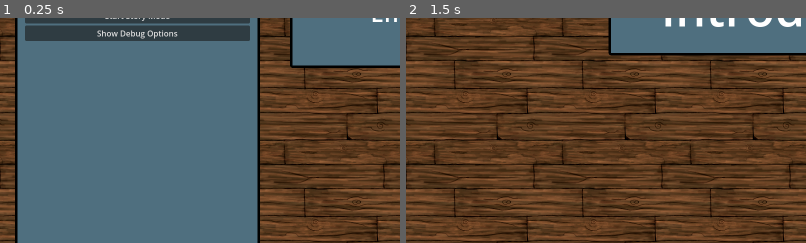
Above: before the commit, frames 1-2 (left to right).
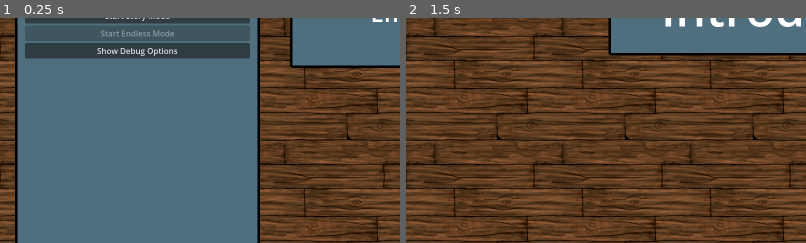
Above: after the commit, the same moments.

Repository: VincentBorchardt/RPJ-2024-Project
Game: Godot game, scene res://scenes/title_screen/title_screen.tscn
Same seed, same stepped clock (60 frames per second), same inputs: the game is played once before the commit and once after it.
Inputs (mouse positions are % of the whole screen's width and height, from its top left):
- Up to frame 1 (0.25 s): no input
- Up to frame 2 (1.5 s): click "Start Story Mode" at 0.5 s; tap Enter at 1.25 s; move the mouse to (72, 45) at 1.27 s; click (72, 45) at 1.42 s
The pictures show only the part of the screen within x 0-50%, y 24-74%; the shares and areas given below are measured in that part.

The runs differ from the first frame. In frame 1, 7.7% of the frame differs, in the area x 6-63%, y 3-19%; in frame 2, nothing differs.

Commit message:
Endless Mode implemented
This wasn't painless, but it wasn't too hard--the Options are now my main functional thing remaining!

Diff:
--- /dev/null
+++ b/resources/message/endless_play_start.tres
@@ -0,0 +1,10 @@
+[gd_resource type="Resource" script_class="Message" load_steps=3 format=3 uid="uid://cnofa72i8gt4f"]
+
+[ext_resource type="Script" path="res://scripts/resources/message.gd" id="1_mirxk"]
+[ext_resource type="Resource" uid="uid://bpudy65ay1ran" path="res://resources/person/taxxie.tres" id="2_4247d"]
+
+[resource]
+script = ExtResource("1_mirxk")
+speaker = ExtResource("2_4247d")
+message = "It's time for the longest shift of your life! All orders are available, and we'll slowly ramp up both the difficulty of the orders and how fast they come in! Survive for as long as you can!"
+image_location = 0
--- /dev/null
+++ b/resources/message/epilogue/epilogue_bonus.tres
@@ -0,0 +1,10 @@
+[gd_resource type="Resource" script_class="Message" load_steps=3 format=3 uid="uid://dtsj8pd7yu832"]
+
+[ext_resource type="Script" path="res://scripts/resources/message.gd" id="1_d5c22"]
+[ext_resource type="Resource" uid="uid://bpudy65ay1ran" path="res://resources/person/taxxie.tres" id="2_gyeql"]
+
+[resource]
+script = ExtResource("1_d5c22")
+speaker = ExtResource("2_gyeql")
+message = "(Endless Mode is now unlocked!)"
+image_location = 1
--- a/scenes/cutscenes/epilogue_cutscene.tscn
+++ b/scenes/cutscenes/epilogue_cutscene.tscn
@@ -20,7 +20,7 @@
 script = ExtResource("1_23enc")
 
 [node name="MessageQueue" parent="." instance=ExtResource("2_ou1ag")]
-messages = Array[Resource("res://scripts/resources/message.g …(257 unchanged characters)… rce("13_llcdv"), ExtResource("14_n21b7")])
+messages = Array[Resource("res://scripts/resources/message.g …(257 unchanged characters)… rce("13_llcdv"), ExtResource("14_n21b7"), null])
 
 [node name="CutsceneUI" parent="." instance=ExtResource("21_bjyh6")]
 
--- a/scenes/cutscenes/epilogue_splash.tscn
+++ b/scenes/cutscenes/epilogue_splash.tscn
@@ -30,6 +30,7 @@
 offset_top = 100.0
 offset_right = 1200.0
 offset_bottom = 300.0
+theme_override_colors/font_color = Color(0, 0, 0, 1)
 theme_override_font_sizes/font_size = 96
 text = "Epilogue"
 horizontal_alignment = 1
@@ -45,6 +46,7 @@
 offset_top = 700.0
 offset_right = 1500.0
 offset_bottom = 800.0
+theme_override_colors/font_color = Color(0, 0, 0, 1)
 theme_override_font_sizes/font_size = 48
 text = "Truth is Stranger than Fictious Backstories"
 horizontal_alignment = 1
--- a/scenes/cutscenes/level_1_splash.tscn
+++ b/scenes/cutscenes/level_1_splash.tscn
@@ -30,6 +30,7 @@
 offset_top = 100.0
 offset_right = 1200.0
 offset_bottom = 300.0
+theme_override_colors/font_color = Color(0, 0, 0, 1)
 theme_override_font_sizes/font_size = 96
 text = "Day 1"
 horizontal_alignment = 1
@@ -45,6 +46,7 @@
 offset_top = 700.0
 offset_right = 1500.0
 offset_bottom = 800.0
+theme_override_colors/font_color = Color(0, 0, 0, 1)
 theme_override_font_sizes/font_size = 48
 text = "A One Person (and Many Creatures) Job"
 horizontal_alignment = 1
--- a/scenes/cutscenes/level_2_splash.tscn
+++ b/scenes/cutscenes/level_2_splash.tscn
@@ -30,6 +30,7 @@
 offset_top = 100.0
 offset_right = 1200.0
 offset_bottom = 300.0
+theme_override_colors/font_color = Color(0, 0, 0, 1)
 theme_override_font_sizes/font_size = 96
 text = "Day 2"
 horizontal_alignment = 1
@@ -45,6 +46,7 @@
 offset_top = 700.0
 offset_right = 1500.0
 offset_bottom = 800.0
+theme_override_colors/font_color = Color(0, 0, 0, 1)
 theme_override_font_sizes/font_size = 48
 text = "A Gaggle of Mysterious Customers"
 horizontal_alignment = 1
--- a/scenes/cutscenes/level_3_splash.tscn
+++ b/scenes/cutscenes/level_3_splash.tscn
@@ -30,6 +30,7 @@
 offset_top = 100.0
 offset_right = 1200.0
 offset_bottom = 300.0
+theme_override_colors/font_color = Color(0, 0, 0, 1)
 theme_override_font_sizes/font_size = 96
 text = "Day 3"
 horizontal_alignment = 1
@@ -45,6 +46,7 @@
 offset_top = 700.0
 offset_right = 1500.0
 offset_bottom = 800.0
+theme_override_colors/font_color = Color(0, 0, 0, 1)
 theme_override_font_sizes/font_size = 48
 text = "A Very Special Dessert"
 horizontal_alignment = 1
--- /dev/null
+++ b/scenes/levels/endless_play.tscn
@@ -0,0 +1,61 @@
+[gd_scene load_steps=33 format=3 uid="uid://bn7v4p20rk3qv"]
+
+[ext_resource type="Script" path="res://scripts/level_manager.gd" id="1_jfgmp"]
+[ext_resource type="PackedScene" uid="uid://c3rkg88ijdyi6" path="res://scenes/message_queue.tscn" id="3_cky3k"]
+[ext_resource type="Resource" uid="uid://cnofa72i8gt4f" path="res://resources/message/endless_play_start.tres" id="3_ipg3k"]
+[ext_resource type="PackedScene" uid="uid://bcqslfu5prjqw" path="res://scenes/order_queue.tscn" id="6_nhd8l"]
+[ext_resource type="Resource" uid="uid://b8xsj4nte10mo" path="res://resources/food/bbq_chicken_sandwich.tres" id="7_b2x8j"]
+[ext_resource type="Resource" uid="uid://cslgsh4in2g5p" path="res://resources/food/bbq_pork.tres" id="8_hh8r0"]
+[ext_resource type="Resource" uid="uid://ctw1qtmbyxulx" path="res://resources/food/ice_cream.tres" id="9_i3mo5"]
+[ext_resource type="Resource" uid="uid://cbt4v640keprr" path="res://resources/food/pancakes.tres" id="10_hpan1"]
+[ext_resource type="Resource" uid="uid://3782s0ecxmy6" path="res://resources/food/hamburger.tres" id="10_o2lgp"]
+[ext_resource type="Resource" uid="uid://bwj8uym0405wt" path="res://resources/food/pulled_pork_taco.tres" id="11_66dc5"]
+[ext_resource type="Resource" uid="uid://cioqj8gd7fyh7" path="res://resources/food/double_cheeseburger.tres" id="12_3n18e"]
+[ext_resource type="Resource" uid="uid://dhw108lfd3n2h" path="res://resources/food/smokey_pig_sticks.tres" id="12_cteys"]
+[ext_resource type="Resource" uid="uid://d00ibrxpwxm6t" path="res://resources/food/pancakes_and_pig_sticks.tres" id="13_1if2p"]
+[ext_resource type="PackedScene" uid="uid://bsblupcpeqoqf" path="res://scenes/ui/game_ui.tscn" id="14_fnkxa"]
+[ext_resource type="Resource" uid="uid://dnnib4e1387vy" path="res://resources/food/pig.tres" id="16_cuwpi"]
+[ext_resource type="Resource" uid="uid://b7esg16lydpb1" path="res://resources/food/beef.tres" id="16_kmqsk"]
+[ext_resource type="Resource" uid="uid://8i5nghkya6dv" path="res://resources/food/chick.tres" id="17_xq7r7"]
+[ext_resource type="Resource" uid="uid://tmxeklqyxoqm" path="res://resources/food/bun.tres" id="18_y6ljh"]
+[ext_resource type="Resource" uid="uid://00y5qdsajm0i" path="res://resources/food/bbq_sauce.tres" id="19_dvlq5"]
+[ext_resource type="Resource" uid="uid://bsqhlgmgsd6ba" path="res://resources/food/taco_shell.tres" id="20_i330r"]
+[ext_resource type="Resource" uid="uid://b2el2uuc1yufc" path="res://resources/food/liquid_smoke.tres" id="21_kkupa"]
+[ext_resource type="Resource" uid="uid://5hl5xbxfby87" path="res://resources/food/cheese.tres" id="22_whlgo"]
+[ext_resource type="Resource" uid="uid://4yd0q52se8ar" path="res://resources/food/milk.tres" id="22_y5yqo"]
+[ext_resource type="Resource" uid="uid://b0o0x86hgqmtr" path="res://resources/food/pancake_batter.tres" id="23_6g170"]
+[ext_resource type="Resource" uid="uid://ejv8gpwu7j5y" path="res://resources/placeable/field.tres" id="25_ephq6"]
+[ext_resource type="Resource" uid="uid://fcp8hphhpdlr" path="res://resources/placeable/grill.tres" id="26_tm5e4"]
+[ext_resource type="Resource" uid="uid://3js5rqtl8gne" path="res://resources/placeable/assembler.tres" id="27_p5g8y"]
+[ext_resource type="Resource" uid="uid://dtoqbon7ly541" path="res://resources/placeable/slow_cooker.tres" id="28_0eicc"]
+[ext_resource type="Resource" uid="uid://b454mufhl5lin" path="res://resources/placeable/dehydrator.tres" id="29_jj7w1"]
+[ext_resource type="Resource" uid="uid://dgsakknle1576" path="res://resources/placeable/freezer.tres" id="30_onpfa"]
+[ext_resource type="PackedScene" uid="uid://bk88ik7wglil4" path="res://scenes/grid.tscn" id="31_fi72m"]
+[ext_resource type="Resource" uid="uid://biswt154ffhsw" path="res://resources/placeable/griddle.tres" id="31_hcmrh"]
+
+[node name="EndlessPlay" type="Node2D"]
+script = ExtResource("1_jfgmp")
+
+[node name="MessageQueue" parent="." instance=ExtResource("3_cky3k")]
+starting_message = ExtResource("3_ipg3k")
+
+[node name="OrderQueue" parent="." instance=ExtResource("6_nhd8l")]
+upcoming_orders = Array[Resource("res://scripts/food.gd")]([ExtResource("10_o2lgp"), ExtResource("10_o2lgp"), ExtResource("8_hh8r0"), ExtResource("11_66dc5"), ExtResource("7_b2x8j"), ExtResource("10_hpan1"), ExtResource("12_cteys"), ExtResource("12_3n18e"), ExtResource("13_1if2p"), ExtResource("7_b2x8j"), ExtResource("9_i3mo5"), ExtResource("13_1if2p"), ExtResource("12_3n18e"), ExtResource("11_66dc5"), ExtResource("7_b2x8j")])
+time_between_orders = 15
+endless = true
+
+[node name="GameUI" parent="." instance=ExtResource("14_fnkxa")]
+available_food = Array[Resource("res://scripts/food.gd")]([ExtResource("16_kmqsk"), ExtResource("16_cuwpi"), ExtResource("17_xq7r7"), ExtResource("18_y6ljh"), ExtResource("19_dvlq5"), ExtResource("20_i330r"), ExtResource("22_whlgo"), ExtResource("23_6g170"), ExtResource("21_kkupa"), ExtResource("22_y5yqo")])
+available_placeables = Array[Resource("res://scripts/placeable.gd")]([ExtResource("25_ephq6"), ExtResource("26_tm5e4"), ExtResource("28_0eicc"), ExtResource("27_p5g8y"), ExtResource("29_jj7w1"), ExtResource("31_hcmrh"), ExtResource("30_onpfa")])
+
+[node name="Grid" parent="." instance=ExtResource("31_fi72m")]
+position = Vector2(256, 300)
+
+[connection signal="send_special_message" from="MessageQueue" to="GameUI" method="_on_message_queue_send_special_message"]
+[connection signal="current_orders_changed" from="OrderQueue" to="GameUI" method="_on_order_queue_current_orders_changed"]
+[connection signal="end_level" from="OrderQueue" to="." method="_on_order_queue_end_level"]
+[connection signal="fail_level" from="OrderQueue" to="GameUI" method="_on_order_queue_fail_level"]
+[connection signal="order_submitted" from="OrderQueue" to="MessageQueue" method="_on_order_queue_order_submitted"]
+[connection signal="start_ending_level" from="OrderQueue" to="." method="_on_order_queue_start_ending_level"]
+[connection signal="close_tiles" from="GameUI" to="Grid" method="_on_game_ui_close_tiles"]
+[connection signal="submit_order" from="GameUI" to="." method="_on_game_ui_submit_order"]
--- a/scenes/title_screen/title_screen_left_box.tscn
+++ b/scenes/title_screen/title_screen_left_box.tscn
@@ -1,10 +1,11 @@
-[gd_scene load_steps=17 format=3 uid="uid://dq3n6xqgr4hx6"]
+[gd_scene load_steps=18 format=3 uid="uid://dq3n6xqgr4hx6"]
 
 [ext_resource type="Script" path="res://scripts/title_screen/title_screen_left_box.gd" id="1_0bqmp"]
 [ext_resource type="Script" path="res://scripts/scene_button.gd" id="2_ttbhf"]
 [ext_resource type="PackedScene" uid="uid://47deydccadpl" path="res://scenes/cutscenes/tutorial_splash.tscn" id="3_nmfol"]
 [ext_resource type="PackedScene" uid="uid://ce8rqxnl32p72" path="res://scenes/cutscenes/tutorial_cutscene_1.tscn" id="3_px55q"]
 [ext_resource type="PackedScene" uid="uid://cv6hj8g6h35u5" path="res://scenes/levels/tutorial_play_1.tscn" id="4_3t870"]
+[ext_resource type="PackedScene" uid="uid://bn7v4p20rk3qv" path="res://scenes/levels/endless_play.tscn" id="4_crbuu"]
 [ext_resource type="PackedScene" uid="uid://chl26qamibgtf" path="res://scenes/cutscenes/tutorial_cutscene_2.tscn" id="5_dg8fc"]
 [ext_resource type="PackedScene" uid="uid://wgj3uboev5by" path="res://scenes/cutscenes/level_1_start_cutscene.tscn" id="6_kt2eu"]
 [ext_resource type="PackedScene" uid="uid://bengvxwd8hsom" path="res://scenes/levels/level_1_play.tscn" id="7_xhfyw"]
@@ -34,10 +35,11 @@
 attached_scene = ExtResource("3_nmfol")
 
 [node name="EndlessModeButton" type="Button" parent="."]
-visible = false
 layout_mode = 2
+disabled = true
 text = "Start Endless Mode"
 script = ExtResource("2_ttbhf")
+attached_scene = ExtResource("4_crbuu")
 
 [node name="OptionsButton" type="Button" parent="."]
 visible = false
@@ -170,7 +172,12 @@
 script = ExtResource("2_ttbhf")
 attached_scene = ExtResource("16_pacd2")
 
+[node name="EnableEndless" type="CheckButton" parent="DebugBox"]
+layout_mode = 2
+text = "Enable Endless"
+
 [connection signal="pressed_with_scene" from="StoryModeButton" to="." method="_on_scene_button_pressed"]
+[connection signal="pressed_with_scene" from="EndlessModeButton" to="." method="_on_scene_button_pressed"]
 [connection signal="pressed" from="OptionsButton" to="." method="_on_options_button_pressed"]
 [connection signal="pressed" from="DebugButton" to="." method="_on_debug_button_pressed"]
 [connection signal="pressed_with_scene" from="DebugBox/TutorialBox/TutorialStart" to="." method="_on_scene_button_pressed"]
@@ -186,3 +193,4 @@
 [connection signal="pressed_with_scene" from="DebugBox/Level3Box/Level3Play" to="." method="_on_scene_button_pressed"]
 [connection signal="pressed_with_scene" from="DebugBox/Level3Box/Level3End" to="." method="_on_scene_button_pressed"]
 [connection signal="pressed_with_scene" from="DebugBox/Level3Box/Epilogue" to="." method="_on_scene_button_pressed"]
+[connection signal="toggled" from="DebugBox/EnableEndless" to="." method="_on_enable_endless_toggled"]
--- a/scenes/ui/game_ui.tscn
+++ b/scenes/ui/game_ui.tscn
@@ -67,12 +67,15 @@
 position = Vector2(1456, 460)
 texture = ExtResource("9_2s1sn")
 
-[node name="PlaceableBox" parent="." instance=ExtResource("5_gym5i")]
+[node name="PlaceableScroll" type="ScrollContainer" parent="."]
 layout_mode = 0
 offset_left = 1328.0
 offset_top = 310.0
-offset_right = 1559.0
+offset_right = 1585.0
 offset_bottom = 610.0
+
+[node name="PlaceableBox" parent="PlaceableScroll" instance=ExtResource("5_gym5i")]
+layout_mode = 2
 
 [node name="CustomerArea" parent="." instance=ExtResource("6_3kad1")]
 layout_mode = 1
--- a/scenes/ui/placeable_box.tscn
+++ b/scenes/ui/placeable_box.tscn
@@ -3,7 +3,7 @@
 [ext_resource type="Script" path="res://scripts/ui/placeable_box.gd" id="1_wyfcx"]
 
 [node name="PlaceableBox" type="VBoxContainer"]
-offset_right = 247.0
+offset_right = 267.0
 offset_bottom = 300.0
 script = ExtResource("1_wyfcx")
 
--- a/scripts/cutscenes/splash_manager.gd
+++ b/scripts/cutscenes/splash_manager.gd
@@ -4,6 +4,8 @@
 
 @onready var splash_timer = $SplashTimer
 @onready var progress_bar = $ProgressBar
+
+@onready var final_scene = preload("res://scenes/cutscenes/epilogue_cutscene.tscn")
 
 # Called when the node enters the scene tree for the first time.
 func _ready():
@@ -17,4 +19,6 @@
 
 
 func _on_splash_timer_timeout():
+	if next_scene == final_scene:
+		GameManager.endless_enabled = true
 	get_tree().change_scene_to_packed(next_scene)
--- a/scripts/game_manager.gd
+++ b/scripts/game_manager.gd
@@ -1,4 +1,6 @@
 extends Node
+
+var endless_enabled = false
 
 # Called when the node enters the scene tree for the first time.
 func _ready():
--- a/scripts/order_queue.gd
+++ b/scripts/order_queue.gd
@@ -8,11 +8,27 @@
 
 @export var upcoming_orders: Array[Food] = []
 #@export var order_delay: int
-@export var time_between_orders: int
+
+@export var time_between_orders: int:
+	set(value):
+		if value < min_order_time:
+			time_between_orders = min_order_time
+		else:
+			time_between_orders = value
+
 @export var endless: bool = false
+@export var min_order_time = 5
 
 var current_orders: Array[Food] = []
 var num_orders_completed = 0
+var endless_order_marker = 5:
+	set(value):
+		if value > upcoming_orders.size():
+			endless_order_marker = (upcoming_orders.size())
+			time_between_orders -= 1
+		else:
+			endless_order_marker = value
+
 var ending_level: bool = false
 @onready var order_timer = $OrderTimer
 @onready var end_level_timer = $EndLevelTimer
@@ -21,6 +37,8 @@
 
 # Called when the node enters the scene tree for the first time.
 func _ready():
+	if endless:
+		randomize()
 	# randomize the array of upcoming orders?
 	order_timer.wait_time = time_between_orders
 	start_adding_orders()
@@ -45,10 +63,19 @@
 	assert (upcoming_orders.is_empty() != true)
 	if current_orders.size() >= 8:
 		fail_level.emit(num_orders_completed, endless)
-	else:
+	elif not endless:
 		var new_order = upcoming_orders.pop_front()
 		current_orders.append(new_order)
 		current_orders_changed.emit(current_orders)
+	else:
+		add_endless_order()
+
+func add_endless_order():
+	var order_num = (randi() % endless_order_marker)
+	var new_order = upcoming_orders[order_num]
+	current_orders.append(new_order)
+	current_orders_changed.emit(current_orders)
+
 
 func submit_order():
 	if Inventory.is_currently_holding_item():
@@ -58,9 +85,13 @@
 			# or accept that inventory trashes the item if you submit wrong?
 			Inventory.sell_item(food)
 			current_orders.erase(food)
+			num_orders_completed += 1
 			order_submitted.emit(food)
 			# TODO probably a signal here to do UI stuff like the customer coming up?
 			current_orders_changed.emit(current_orders)
+			if endless:
+				if num_orders_completed > endless_order_marker:
+					endless_order_marker += 1
 			if food == chicken_dessert:
 				end_level_function()
 
--- a/scripts/placeable_button.gd
+++ b/scripts/placeable_button.gd
@@ -9,7 +9,7 @@
 			if icon == null:
 				icon = value.base_texture
 			if text == "":
-				text = "Build " + value.placeable_name + ": Cost = " + str(value.price)
+				text = "Build " + value.placeable_name + ": Cost=" + str(value.price)
 
 func _pressed():
 	pressed_with_placeable.emit(attached_placeable)
--- a/scripts/title_screen/title_screen_left_box.gd
+++ b/scripts/title_screen/title_screen_left_box.gd
@@ -3,6 +3,7 @@
 signal show_options()
 
 @onready var debug_box = $DebugBox
+@onready var endless_button = $EndlessModeButton
 
 # Called when the node enters the scene tree for the first time.
 func _ready():
@@ -11,7 +12,7 @@
 
 # Called every frame. 'delta' is the elapsed time since the previous frame.
 func _process(delta):
-	pass
+	endless_button.disabled = not GameManager.endless_enabled
 
 func _on_debug_button_pressed():
 	if not debug_box.visible:
@@ -24,3 +25,7 @@
 
 func _on_scene_button_pressed(scene):
 	get_tree().change_scene_to_packed(scene)
+
+
+func _on_enable_endless_toggled(toggled_on):
+	GameManager.endless_enabled = toggled_on
--- a/scripts/ui/game_ui.gd
+++ b/scripts/ui/game_ui.gd
@@ -8,7 +8,7 @@
 
 @onready var order_box = $OrderBox
 @onready var food_box = $FoodScroll/FoodBox
-@onready var placeable_box = $PlaceableBox
+@onready var placeable_box = $PlaceableScroll/PlaceableBox
 @onready var message_area = $MessageArea
 @onready var play_scene_popup = $PlayScenePopup
 
Not shown, changed: export_presets.cfg
